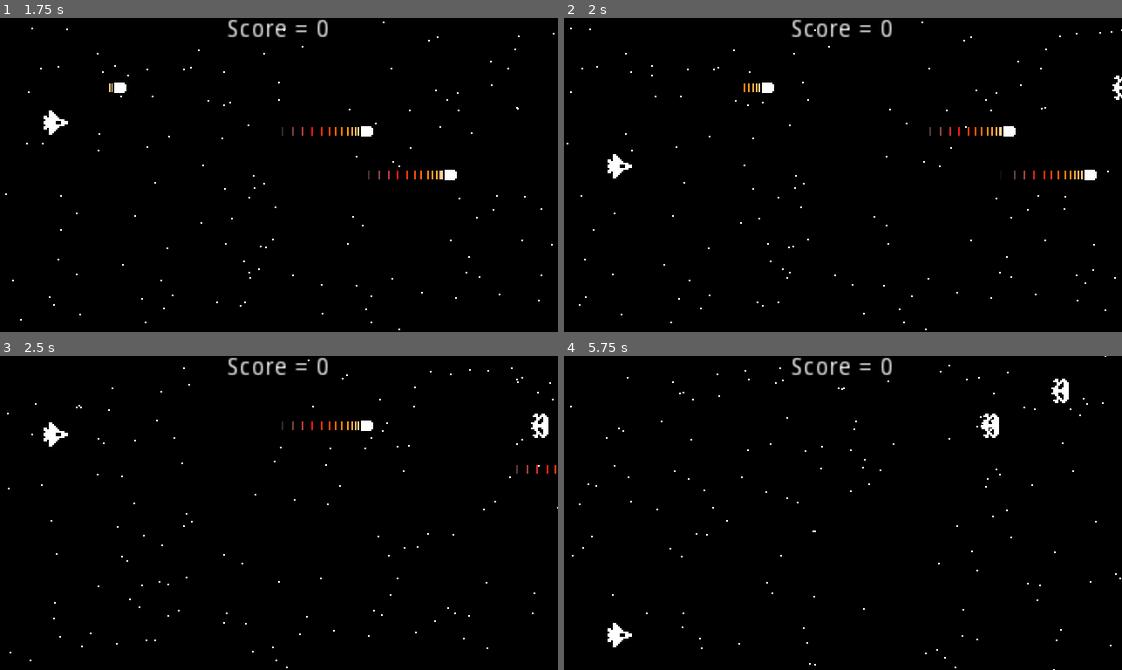
Above: before the commit, frames 1-4 (two rows, left to right).
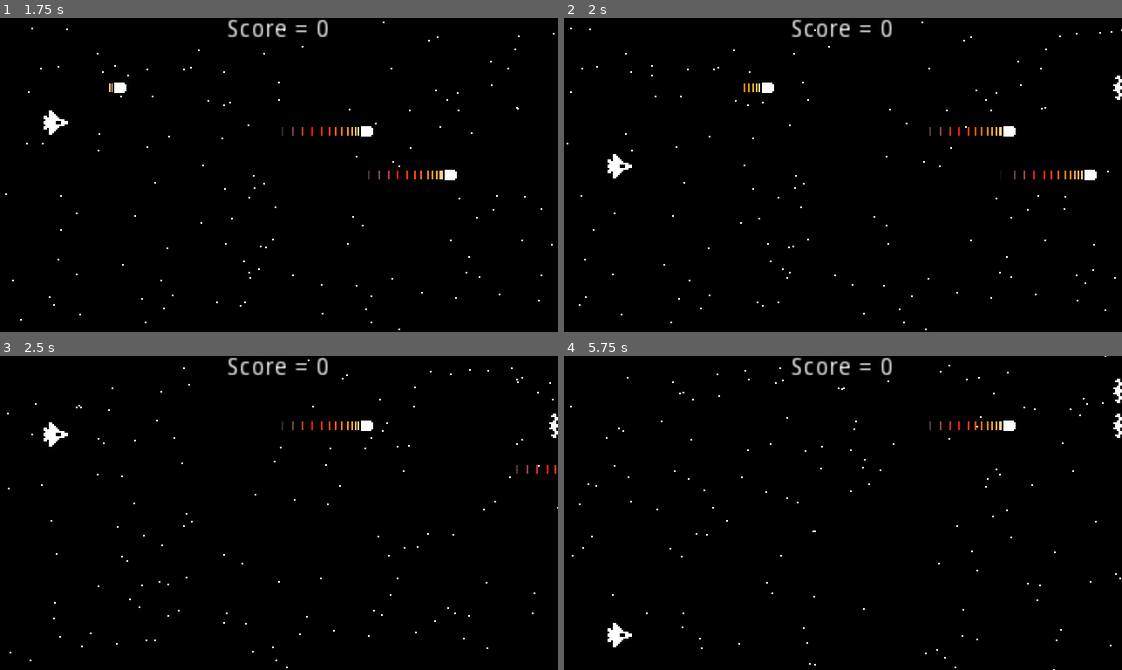
Above: after the commit, the same moments.

Repository: akira80kv/godot-space-shooter
Game: Godot game, scene res://World.tscn
The game is run twice, just before and just after one commit, with the same random seed, the same clock (stepped at 60 frames per second) and the same inputs.
Inputs:
- Up to frame 1 (1.75 s): tap Enter (ui_accept) at 0.5, 0.77, 1.52 s; hold Up (ui_up) 0.53-1.28 s; hold Down (ui_down) from 1.28 s (still down)
- Up to frame 2 (2 s): keep holding Down (ui_down)
- Up to frame 3 (2.5 s): release Down (ui_down) at 2.03 s; hold Up (ui_up) from 2.03 s (still down)
- Up to frame 4 (5.75 s): tap Enter (ui_accept) at 3.02, 3.77, 4.52 s; release Up (ui_up) at 3.53 s; hold Down (ui_down) from 3.53 s (still down)

Frame 1 is identical in both runs. In frame 2, less than 0.1% of the frame differs, in the area x 98-100%, y 18-27%; in frame 3, 0.2%; in frame 4, 0.6%, in the area x 65-100%, y 7-27%.
Error after the commit: Parse Error: Expected an indented block after "if". (res://Enemy.gd:17)

Commit message:
Explotion fixed

Diff:
--- a/Enemy.gd
+++ b/Enemy.gd
@@ -14,16 +14,23 @@
 	body.queue_free()
 	ARMOR -= 1
 	if ARMOR <= 0:
-		var main = get_tree().current_scene
-		if main.is_in_group("World"):
-			main.score += 10
-		queue_free()
+	add_to_score()
+	create_explotion()
+	queue_free()
+
 
 
 func _on_VisibilityNotifier2D_screen_exited():
 	queue_free()
 
-func _exit_tree():
+func add_to_score():
+	var main = get_tree().current_scene
+	if main.is_in_group("World"):
+		main.score += 10
+
+
+
+func create_exposion():
 	var main = get_tree().current_scene
 	var explotionEffect = ExplotionEffect.instance()
 	main.add_child(explotionEffect)
--- a/Enemy.tscn
+++ b/Enemy.tscn
@@ -5,6 +5,8 @@
 
 [node name="Enemy" type="Area2D"]
 script = ExtResource( 2 )
+SPEED = null
+ARMOR = null
 
 [node name="Sprite" type="Sprite" parent="."]
 texture = ExtResource( 1 )
